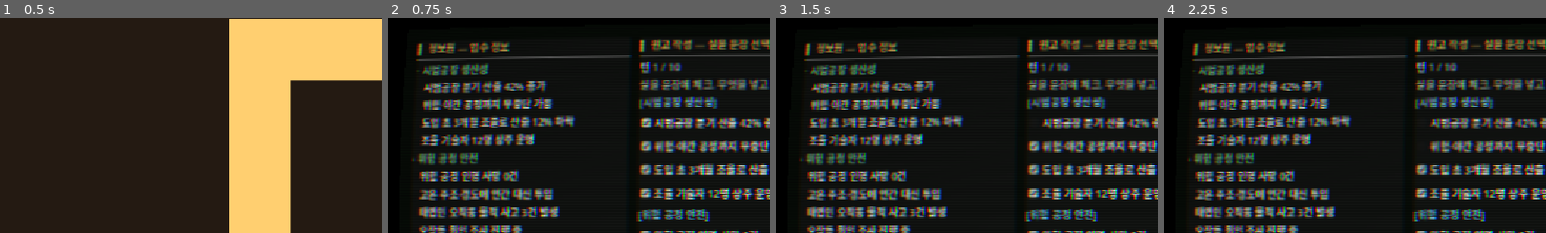
Above: before the commit, frames 1-4 (left to right).
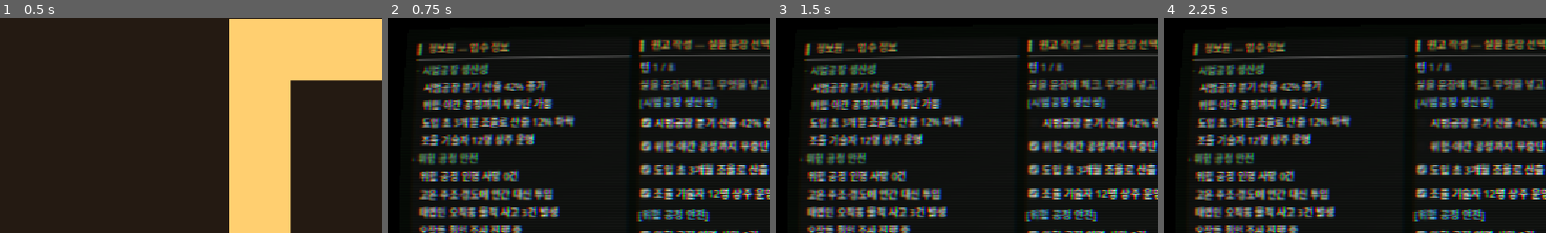
Above: after the commit, the same moments.

Repository: JiwonKim-kr/artificer-pipeline
Game: Godot game, scene res://scenes/main.tscn
The game is run twice, just before and just after one commit, with the same random seed, the same clock (stepped at 60 frames per second) and the same inputs.
Inputs:
- Up to frame 1 (0.5 s): no input
- Up to frame 2 (0.75 s): click "모니터 켜기" at 0.5 s
- Up to frame 3 (1.5 s): click "시범공장 분기 산출 42% 증가" at 1.25 s
- Up to frame 4 (2.25 s): click "위험·야간 공정까지 무중단 가동" at 2 s
The pictures show only the part of the screen within x 0-50%, y 0-50%; the shares and areas given below are measured in that part.

Frame 1 is identical in both runs. In frame 2, 0.1% of the frame differs, in the area x 73-77%, y 20-25%; in frame 3, 0.1%; in frame 4, 0.1%.

Commit message:
[play build] C6 밸런싱 — maxTurns=8·파탄임계 3 확정 + topic 정본 정리
게임 계층 도출식을 미러한 몬테카를로(N=4000)로 난이도 곡선을 실측해 확정한다.
근거 수치 전체: docs/build/c6_balance.md

- opinion_config.json: mission.maxTurns 10(임시)→8. 스토리 v0.3 규격이며
  sim 상 8턴 vs 10턴 결과 차이 없음(승부는 5~7턴에 남).
- turn_manager.gd: DETECT_BREAK 상수 신설, 발각파탄 임계 2→3 (사람 결정).
  최적 플레이(은폐1) 파탄 26.4%→5.3%, 발각 드라마(평균 0.94회/판)와
  과욕의 벌(은폐2: 파탄 24%+실패 40%)은 유지.
- opinion-model.mjs(오라클): article.frameValue 직접 수용(하위호환).
  게임은 연속 frameValue 를 넘기는데 오라클이 이름 매핑만 받아
  게임의 실제 경로를 재현할 수 없던 갭 해소. 기존 러너 정상 확인.
- balance_montecarlo.mjs 신규(sim 계층, 웹빌드 제외): 재현 가능한 근거 도구.
- topic 정본: '요나스반전'은 데이터에 실존하지 않음(계획 문서만) — 현 불일치 0건.
  F14→'실업' 매핑 확정, '임금' topic 댓글 커버리지는 베이킹 지침으로 기록.

확정 곡선: 정직 0%(구조적 상한 0.574 — "정직만으론 못 이기는 판") /
은폐1 76.7%(평균 6.2턴) / 은폐2 35.6% / 전부 은폐 9.9%.

검증: 골든 재생성(내용 불변 확인) · parity PASS · turn_flow PASS(8턴) ·
verify --full 전체 통과(게이트 5/5 · 러너 6/6).

Co-Authored-By: Claude Fable 5 <noreply@anthropic.com>

Diff:
--- a/src/core/data/opinion_config.json
+++ b/src/core/data/opinion_config.json
@@ -84,8 +84,8 @@
     "_desc": "데모 미션 1개. target 세그먼트를 winThreshold 이상으로 마감일까지 전향.",
     "target": "sns_swing",
     "winThreshold": 0.65,
-    "maxTurns": 10,
-    "_maxTurns": "임시값. 시뮬 검증(A2)으로 확정."
+    "maxTurns": 8,
+    "_maxTurns": "확정(C6). 스토리 v0.3 규격 8턴 + sim 몬테카를로(N=4000)에서 8턴 vs 10턴 결과 차이 없음(승부는 5~7턴에 남). 근거: docs/build/c6_balance.md"
   },
 
   "detection": {
--- a/src/core/turn_manager.gd
+++ b/src/core/turn_manager.gd
@@ -15,6 +15,10 @@
 	3: "편집국 앞을 '강철 손'이 서성인다. 이번이 마지막 경고다.",
 }
 const PRESSURE_BREAK := 4  # 반대 기사 누적 임계 → 배신파탄
+# 발각 누적 임계 → 발각파탄. 2→3 완화(C6): 최적 플레이(은폐1)의 파탄률 26.4%→5.3%로
+# 심사자 1회 플레이가 운으로 끝나는 일을 줄이되, 과욕(은폐2+)은 파탄 24%+실패 40%로
+# 여전히 벌받는다. 근거 수치: docs/build/c6_balance.md (sim 몬테카를로 N=4000)
+const DETECT_BREAK := 3
 
 var model: OpinionModel
 var content: Dictionary
@@ -31,9 +35,10 @@
 	model = OpinionModel.new(cfg, seed)
 	max_turns = int((cfg.get("mission", {}) as Dictionary).get("maxTurns", 8))
 
-## 종료 판정: 발각 2회+ → 발각파탄 / 목표 도달 → 성공 / maxTurns 도달 → 실패 / 그 외 진행("").
+## 종료 판정: 발각 DETECT_BREAK회+ → 발각파탄 / 압박 누적 → 배신파탄 / 목표 도달 → 성공
+## / maxTurns 도달 → 실패 / 그 외 진행("").
 func check_ending() -> String:
-	if model.detections.size() >= 2:
+	if model.detections.size() >= DETECT_BREAK:
 		return "발각파탄"
 	if pressure >= PRESSURE_BREAK:
 		return "배신파탄"
Not shown, added: docs/build/c6_balance.md
Not shown, changed: docs/build/gireki_dev_guide.md
Not shown, added: sim/opinion-model/balance_montecarlo.mjs
Not shown, changed: sim/opinion-model/opinion-model.mjs
